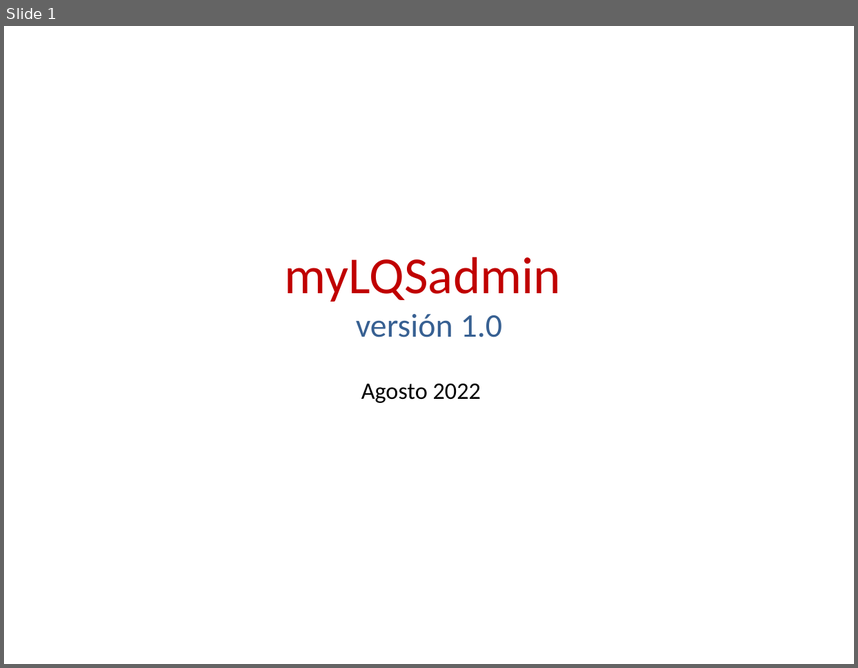
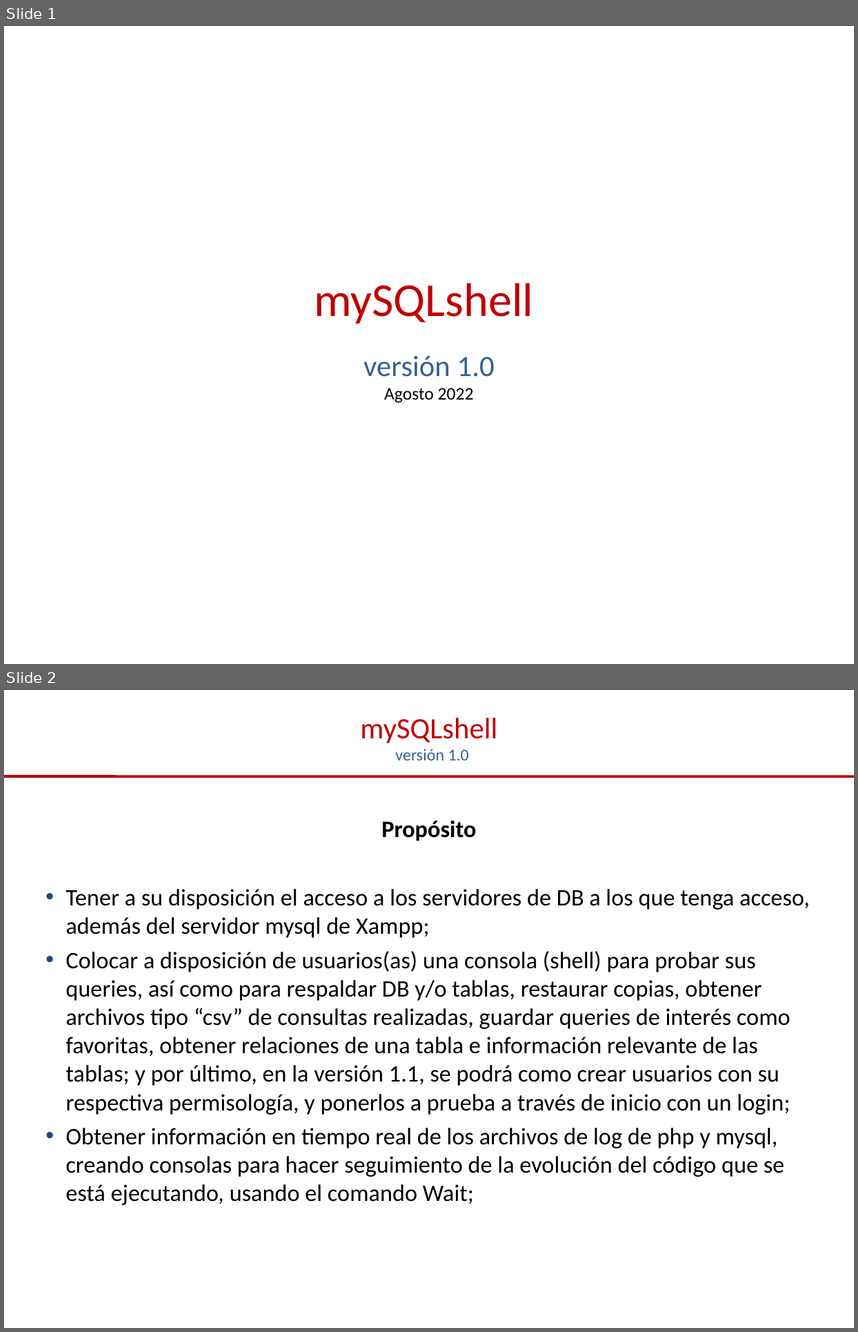
Before and after one commit to iggProjects/mySQLshell, a slide deck: assets/z-readme/myLQShell-readme.ppt. Shown one above the other, each under a label of ours: slide 1 before the commit, slides 1 and 2 after it. The pictures are 858x668 and 858x1332 pixels, drawn with LibreOffice and Linux fonts; fonts in the diff are those of the drawing. Boxes give left, top, right and bottom in pixels: in the first picture for what was removed or moved away, otherwise in the second. Text is boxed around its words. In the diff, an @@ line names an element or a change of style, - is before the commit and + after.

```diff
--- a/assets/z-readme/myLQShell-readme.ppt
+++ b/assets/z-readme/myLQShell-readme.ppt
@@ slide 2 added at box(4, 690, 854, 1328), background #FFFFFF @@
@@ title added at box(360, 718, 497, 760), 25 pt, text #C00000 @@
+mySQLshell
+versión 1.0
@@ line added from (4, 777) to (854, 777), #C00000 2.24 pt @@
@@ subtitle added at box(66, 820, 810, 1205), 20 pt, text #000000 @@
+Propósito
+• Tener a su disposición el acceso a los servidores de DB a los que tenga acceso, además del servidor mysql de Xampp;
+• Colocar a disposición de usuarios(as) una consola (shell) para probar sus queries, así como para respaldar DB y/o tablas, restaurar copias, obtener archivos tipo “csv” de consultas realizadas, guardar queries de interés como favoritas, obtener relaciones de una tabla e información relevante de las tablas; y por último, en la versión 1.1, se podrá como crear usuarios con su respectiva permisología, y ponerlos a prueba a través de inicio con un login;
+• Obtener información en tiempo real de los archivos de log de php y mysql, creando consolas para hacer seguimiento de la evolución del código que se está ejecutando, usando el comando Wait;
@@ slide 1 changed as well @@
@@ title at box(314, 283, 533, 403): text changed; size 44 to 40 pt @@
-myLQSadmin
-versión 1.0
+mySQLshell
+versión 1.0
+Agosto 2022
@@ subtitle removed at box(361, 383, 481, 403) @@
-Agosto 2022
```
Also in this commit, not shown: 7 other slides changed, 3 other slides added, 3 slides removed, 26 other files.
